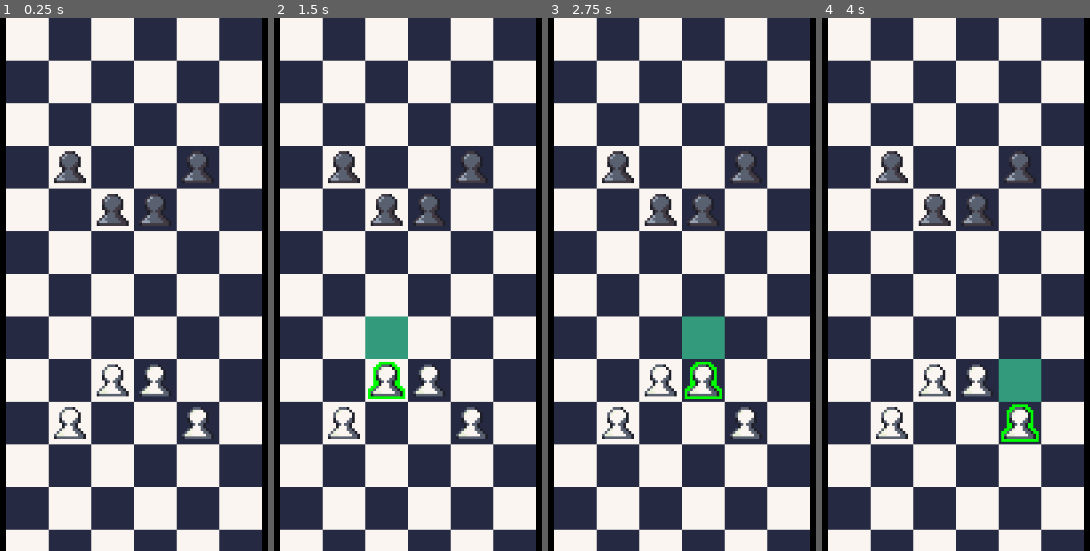
Above: before the commit, frames 1-4 (left to right).
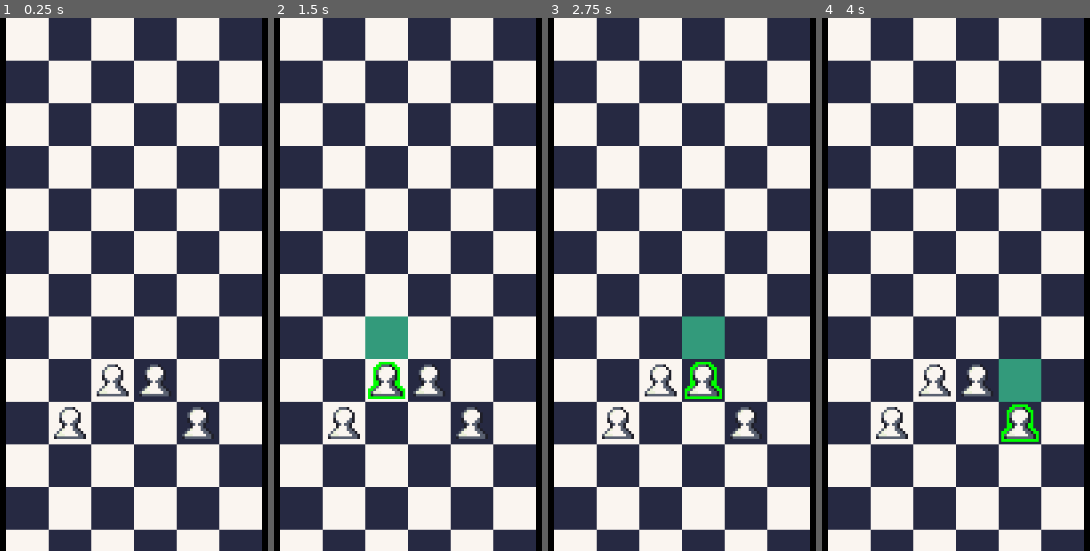
Above: after the commit, the same moments.

Repository: AlexJeffreyGreen/gmtk2025
Game: Godot game, scene res://scenes/board/board.tscn
The game is run twice, just before and just after one commit, with the same random seed, the same clock (stepped at 60 frames per second) and the same inputs. The project has no main scene, so this scene is started directly.
Inputs (mouse positions are in pixels of both pictures, inside the frame that each line leads up to):
- Up to frame 1 (0.25 s): no input
- Up to frame 2 (1.5 s): tap Enter at 0.5 s; move the mouse to (343, 423) at 0.52 s; click (343, 423) at 0.6 s; tap Space at 1.25 s; move the mouse to (386, 380) at 1.27 s; click (386, 380) at 1.35 s
- Up to frame 3 (2.75 s): tap Enter at 2 s; move the mouse to (703, 380) at 2.02 s; click (703, 380) at 2.1 s
- Up to frame 4 (4 s): tap Space at 2.75 s; move the mouse to (1020, 423) at 2.77 s; click (1020, 423) at 2.85 s; tap Enter at 3.5 s; move the mouse to (891, 167) at 3.52 s; click (891, 167) at 3.6 s

The runs differ from the first frame. In frame 1, 1.8% of the frame differs, in the area x 20-80%, y 24-40%; in frame 2, 1.8%; in frame 3, 1.8%; in frame 4, 1.8%.

Commit message:
Attempting to spawn in chess pieces
Attempting a spawner, tried manifest of preloaded spawns, but the editor was failing to write dictionaries in the inspector consistently.

Diff:
--- /dev/null
+++ b/resources/pieces/bishop_black.tres
@@ -0,0 +1,19 @@
+[gd_resource type="Resource" script_class="PieceData" load_steps=4 format=3 uid="uid://dm4v7xa37xr8r"]
+
+[ext_resource type="Script" uid="uid://c45dgnbtocngv" path="res://resources/pieces/piece_data.gd" id="1_fnqnc"]
+[ext_resource type="Texture2D" uid="uid://ddi5pc5bjlden" path="res://assets/sprites/BlackPieces.png" id="2_fnqnc"]
+
+[sub_resource type="AtlasTexture" id="AtlasTexture_4x7r0"]
+resource_local_to_scene = true
+atlas = ExtResource("2_fnqnc")
+region = Rect2(48, 0, 16, 16)
+
+[resource]
+script = ExtResource("1_fnqnc")
+texture = SubResource("AtlasTexture_4x7r0")
+demensions = Vector2i(0, 0)
+score_value = 3
+name = "bishop"
+is_sliding_piece = true
+piece_type = 3
+metadata/_custom_type_script = "uid://c45dgnbtocngv"
--- /dev/null
+++ b/resources/pieces/king_black.tres
@@ -0,0 +1,19 @@
+[gd_resource type="Resource" script_class="PieceData" load_steps=4 format=3 uid="uid://b2ocuot71cmwj"]
+
+[ext_resource type="Script" uid="uid://c45dgnbtocngv" path="res://resources/pieces/piece_data.gd" id="1_cd58o"]
+[ext_resource type="Texture2D" uid="uid://ddi5pc5bjlden" path="res://assets/sprites/BlackPieces.png" id="2_cd58o"]
+
+[sub_resource type="AtlasTexture" id="AtlasTexture_dwgle"]
+resource_local_to_scene = true
+atlas = ExtResource("2_cd58o")
+region = Rect2(80, 0, 16, 16)
+
+[resource]
+script = ExtResource("1_cd58o")
+texture = SubResource("AtlasTexture_dwgle")
+demensions = Vector2i(0, 0)
+score_value = 100
+name = "king"
+is_sliding_piece = false
+piece_type = 5
+metadata/_custom_type_script = "uid://c45dgnbtocngv"
--- a/resources/pieces/king_white.tres
+++ b/resources/pieces/king_white.tres
@@ -4,6 +4,7 @@
 [ext_resource type="Texture2D" uid="uid://c2ldxc3utpvmh" path="res://assets/sprites/WhitePieces.png" id="2_p8dy7"]
 
 [sub_resource type="AtlasTexture" id="AtlasTexture_u3cwh"]
+resource_local_to_scene = true
 atlas = ExtResource("2_p8dy7")
 region = Rect2(80, 0, 16, 16)
 
--- a/resources/pieces/pawn_black.tres
+++ b/resources/pieces/pawn_black.tres
@@ -15,4 +15,6 @@
 demensions = Vector2i(16, 16)
 score_value = 1
 name = "pawn_black"
+is_sliding_piece = false
+piece_type = 0
 metadata/_custom_type_script = "uid://c45dgnbtocngv"
--- /dev/null
+++ b/resources/pieces/queen_black.tres
@@ -0,0 +1,19 @@
+[gd_resource type="Resource" script_class="PieceData" load_steps=4 format=3 uid="uid://hu5m81d1vb6p"]
+
+[ext_resource type="Script" uid="uid://c45dgnbtocngv" path="res://resources/pieces/piece_data.gd" id="1_cs2ju"]
+[ext_resource type="Texture2D" uid="uid://ddi5pc5bjlden" path="res://assets/sprites/BlackPieces.png" id="2_cs2ju"]
+
+[sub_resource type="AtlasTexture" id="AtlasTexture_2klq0"]
+resource_local_to_scene = true
+atlas = ExtResource("2_cs2ju")
+region = Rect2(64, 0, 16, 16)
+
+[resource]
+script = ExtResource("1_cs2ju")
+texture = SubResource("AtlasTexture_2klq0")
+demensions = Vector2i(0, 0)
+score_value = 9
+name = "queen"
+is_sliding_piece = true
+piece_type = 4
+metadata/_custom_type_script = "uid://c45dgnbtocngv"
--- /dev/null
+++ b/resources/pieces/rook_black.tres
@@ -0,0 +1,19 @@
+[gd_resource type="Resource" script_class="PieceData" load_steps=4 format=3 uid="uid://duvk5e1lil3fu"]
+
+[ext_resource type="Script" uid="uid://c45dgnbtocngv" path="res://resources/pieces/piece_data.gd" id="1_g2wpw"]
+[ext_resource type="Texture2D" uid="uid://ddi5pc5bjlden" path="res://assets/sprites/BlackPieces.png" id="2_g2wpw"]
+
+[sub_resource type="AtlasTexture" id="AtlasTexture_2t0n6"]
+resource_local_to_scene = true
+atlas = ExtResource("2_g2wpw")
+region = Rect2(32, 0, 16, 16)
+
+[resource]
+script = ExtResource("1_g2wpw")
+texture = SubResource("AtlasTexture_2t0n6")
+demensions = Vector2i(0, 0)
+score_value = 5
+name = "rook"
+is_sliding_piece = true
+piece_type = 2
+metadata/_custom_type_script = "uid://c45dgnbtocngv"
--- /dev/null
+++ b/resources/waves/enemy_wave_manifest.gd
@@ -0,0 +1,3 @@
+class_name EnemyWaveManifest extends Resource
+
+@export var preset_wave_paths : Array[String]
--- /dev/null
+++ b/resources/waves/index.tres
@@ -0,0 +1,8 @@
+[gd_resource type="Resource" script_class="EnemyWaveManifest" load_steps=2 format=3 uid="uid://djsov6yd7cqt1"]
+
+[ext_resource type="Script" uid="uid://c65p0mil0qn5l" path="res://resources/waves/enemy_wave_manifest.gd" id="1_jx5q3"]
+
+[resource]
+script = ExtResource("1_jx5q3")
+preset_wave_paths = Array[String](["res://resources/waves/pawn_line.tres"])
+metadata/_custom_type_script = "uid://c65p0mil0qn5l"
--- /dev/null
+++ b/resources/waves/pawn_line.tres
@@ -0,0 +1,17 @@
+[gd_resource type="Resource" script_class="WavePreset" load_steps=4 format=3 uid="uid://bcfshd3b82wxc"]
+
+[ext_resource type="Script" uid="uid://c45dgnbtocngv" path="res://resources/pieces/piece_data.gd" id="1_in3px"]
+[ext_resource type="Script" uid="uid://c6tatadw08djg" path="res://resources/waves/wave_preset.gd" id="2_ch2c8"]
+[ext_resource type="Resource" uid="uid://dqbxqko5bf5hv" path="res://resources/pieces/pawn_black.tres" id="2_smdt8"]
+
+[resource]
+script = ExtResource("2_ch2c8")
+piece_layout = Dictionary[Vector2i, ExtResource("1_in3px")]({
+Vector2i(0, 0): ExtResource("2_smdt8"),
+Vector2i(2, 2): ExtResource("2_smdt8"),
+Vector2i(3, 2): ExtResource("2_smdt8"),
+Vector2i(4, 2): ExtResource("2_smdt8")
+})
+difficulty_score = 1
+description = "The Pawn Line"
+metadata/_custom_type_script = "uid://c6tatadw08djg"
--- /dev/null
+++ b/resources/waves/wave_preset.gd
@@ -0,0 +1,5 @@
+class_name WavePreset extends Resource
+
+@export var piece_layout : Dictionary[Vector2i, PieceData]
+@export var difficulty_score : int = 0
+@export var description : String = ""
--- a/scripts/board/piece_spawner.gd
+++ b/scripts/board/piece_spawner.gd
@@ -1 +1,68 @@
 class_name PieceSpawner extends Node
+
+var enemy_pieces : Array[PieceData] = [
+		preload("res://resources/pieces/pawn_black.tres"),
+		preload("res://resources/pieces/knight_black.tres"),
+		preload("res://resources/pieces/rook_black.tres"),
+		preload("res://resources/pieces/bishop_black.tres"),
+		preload("res://resources/pieces/queen_black.tres"),
+	]
+
+var player_pieces : Array[PieceData] = [
+		preload("res://resources/pieces/pawn_white.tres"),
+		preload("res://resources/pieces/knight_white.tres"),
+		preload("res://resources/pieces/rook_white.tres"),
+		preload("res://resources/pieces/bishop_white.tres"),
+		preload("res://resources/pieces/queen_white.tres"),
+	]
+
+
+var enemy_wave_manifest : EnemyWaveManifest
+var enemy_waves : Array[WavePreset]
+var enemy_king_piece : PieceData = preload("res://resources/pieces/king_black.tres")
+var enemy_king_spawn_points : Array[Vector2i] = [Vector2i(1,1), Vector2i(2, 1), Vector2i(3,1), Vector2i(4,1)]
+var enemy_spawn_points : Array[Vector2i] = [Vector2i(1,2), Vector2i(2, 3), Vector2i(3,3), Vector2i(4,2)]
+
+
+var player_king_piece : PieceData = preload("res://resources/pieces/king_white.tres")
+var player_king_spawn_points : Array[Vector2i] = [Vector2i(1,7), Vector2i(2, 8), Vector2i(3, 8), Vector2i(4,7)]
+var player_spawn_points : Array[Vector2i] = [Vector2i(1,9), Vector2i(2, 8), Vector2i(3, 8), Vector2i(4,9)]
+
+var current_wave : int = 0
+var current_wave_score_target : int
+var current_wave_score : int = 0
+var enemy_pieces_current_spawned : Array = []
+
+func _ready() -> void:
+	#enemy_wave_manifest = load("res://resources/waves/index.tres")
+	#build_all_available_waves()
+	spawn_initial_player_wave()
+	#spawn_enemy_wave()
+
+func build_all_available_waves() -> void:
+	for path in enemy_wave_manifest.preset_wave_paths:
+		var preset = load(path)
+		if preset is WavePreset:
+			enemy_waves.append(preset)
+	enemy_waves.sort_custom(func(a, b): return int(a.difficulty_score) < int(b.difficulty_score) )
+
+func spawn_initial_player_wave() -> void:
+	if current_wave == 0:
+		for x in range(4):
+			var piece_data = player_pieces[0]#.filter(func(pd : PieceData): pd.piece_type == PieceData.PIECE_TYPE.PAWN)
+			var coords = player_spawn_points[x]
+			BoardManager.spawn_piece(piece_data, coords)
+
+func spawn_enemy_wave() -> void:
+	pass
+
+
+
+func spawn_enemy_piece(piece_data : PieceData, coords : Vector2i) -> void:
+	BoardManager.spawn_piece(piece_data, coords, true)
+
+func get_king_spawn_position(is_player : bool) -> Vector2i:
+	if is_player:
+		return player_king_spawn_points.pick_random()
+	else:
+		return enemy_king_spawn_points.pick_random()
--- a/scripts/globals/board_manager.gd
+++ b/scripts/globals/board_manager.gd
@@ -1,20 +1,14 @@
 extends Node
 
 var chess_piece : PackedScene = preload("res://scenes/pieces/chess_piece.tscn")
-var chess_piece_knight_data : PieceData = preload("res://resources/pieces/knight_white.tres")
-var chess_piece_bishop_data : PieceData = preload("res://resources/pieces/bishop_white.tres")
-var chess_piece_rook_data : PieceData = preload("res://resources/pieces/rook_white.tres")
-var chess_piece_queen_data : PieceData = preload("res://resources/pieces/queen_white.tres")
-var chess_piece_king_data : PieceData = preload("res://resources/pieces/king_white.tres")
-var chess_piece_data : PieceData = preload("res://resources/pieces/pawn_white.tres")
-var chess_enemy_piece_data : PieceData = preload("res://resources/pieces/pawn_black.tres")
-var chess_enemy_knight_data : PieceData = preload("res://resources/pieces/knight_black.tres")
+
 
 var pieces = {}
 var all_available_board_positions : Array[Vector2i]
 var current_selected_piece : ChessPiece
 var main_board_tile_map : MainBoard
 var cpu : CpuPlayer
+var piece_spawner : PieceSpawner
 var board_width : int = 6
 var board_height : int = 20
 var player_initial_spawn_points : Array[Vector2i] = [Vector2i(1,9), Vector2i(2, 8), Vector2i(3, 8), Vector2i(4,9)]
@@ -45,11 +39,14 @@
 func _ready() -> void:
 #	board_data = BoardData.new()
 	build_board()
-	build_player_pieces()
-	build_enemy_pieces()
 	cpu = preload("res://scripts/board/cpu_player.gd").new()
 	add_child(cpu)
 	cpu.cpu_turn_ended.connect(GameManager.evaluate_game_state.bind())
+
+	piece_spawner = preload("res://scripts/board/piece_spawner.gd").new()
+	add_child(piece_spawner)
+
+
 	piece_removed.connect(GameManager.evaluate_game_state.bind())
 
 	advance_row_timer = Timer.new()
@@ -65,25 +62,34 @@
 	add_child(piece_deletion_timer)
 
 
-func build_player_pieces() -> void:
-	for spawn_position in player_initial_spawn_points as Array[Vector2i]:
-		var new_chess_piece = chess_piece.instantiate() as ChessPiece
-		new_chess_piece.current_position = spawn_position
-		new_chess_piece.piece_data = chess_piece_data
-		new_chess_piece.chess_piece_fell_offscreen.connect(remove_piece_at.bind())
-		new_chess_piece.chess_piece_advances_offscreen.connect(piece_advances_at.bind())
-		pieces.set(spawn_position, new_chess_piece)
-		add_child(new_chess_piece)
-
-func build_enemy_pieces() -> void:
-	for spawn_position in enemy_initial_spawn_points as Array[Vector2i]:
-		var new_chess_piece = chess_piece.instantiate() as ChessPiece
-		new_chess_piece.current_position = spawn_position
-		new_chess_piece.piece_data = chess_enemy_piece_data
-		new_chess_piece.is_enemy = true
-		new_chess_piece.chess_piece_fell_offscreen.connect(remove_piece_at.bind())
-		pieces.set(spawn_position, new_chess_piece)
-		add_child(new_chess_piece)
+#func build_player_pieces() -> void:
+	#for spawn_position in player_initial_spawn_points as Array[Vector2i]:
+		#var new_chess_piece = chess_piece.instantiate() as ChessPiece
+		#new_chess_piece.current_position = spawn_position
+		#new_chess_piece.piece_data = chess_piece_data
+		#new_chess_piece.chess_piece_fell_offscreen.connect(remove_piece_at.bind())
+		#new_chess_piece.chess_piece_advances_offscreen.connect(piece_advances_at.bind())
+		#pieces.set(spawn_position, new_chess_piece)
+		#add_child(new_chess_piece)
+
+#func build_enemy_pieces() -> void:
+	#for spawn_position in enemy_initial_spawn_points as Array[Vector2i]:
+		#var new_chess_piece = chess_piece.instantiate() as ChessPiece
+		#new_chess_piece.current_position = spawn_position
+		#new_chess_piece.piece_data = chess_enemy_piece_data
+		#new_chess_piece.is_enemy = true
+		#new_chess_piece.chess_piece_fell_offscreen.connect(remove_piece_at.bind())
+		#pieces.set(spawn_position, new_chess_piece)
+		#add_child(new_chess_piece)
+
+func spawn_piece(selected_piece_data : PieceData, coords : Vector2i, is_enemy : bool = false) -> void:
+	var new_chess_piece = chess_piece.instantiate() as ChessPiece
+	new_chess_piece.current_position = coords
+	new_chess_piece.piece_data = selected_piece_data
+	new_chess_piece.is_enemy = is_enemy
+	new_chess_piece.chess_piece_advances_offscreen.connect(remove_piece_at.bind())
+	pieces.set(coords, new_chess_piece)
+	add_child(new_chess_piece)
 
 
 func build_board() -> void:
@@ -93,39 +99,39 @@
 			pass
 	#main_board_tile_map.redraw_board()
 
-func is_within_board(current_pos : Vector2i) -> bool:
+func is_within_board(current_pos : Vector2i, board : Dictionary = pieces) -> bool:
 	return main_board_tile_map.board.get_cell_tile_data(current_pos) != null
 
-func is_empty_or_enemy(current_pos: Vector2i) -> bool:
-	return is_within_board(current_pos) or is_enemy(current_pos)
-
-func is_empty(current_pos: Vector2i) -> bool:
-	return is_within_board(current_pos) and !is_enemy(current_pos) and !is_player_piece(current_pos)
-
-func is_enemy(current_pos: Vector2i) -> bool:
-	if !pieces.has(current_pos):
-		return false
-	var piece = pieces[current_pos]
+func is_empty_or_enemy(current_pos: Vector2i, board : Dictionary = pieces) -> bool:
+	return is_within_board(current_pos, board) or is_enemy(current_pos, board)
+
+func is_empty(current_pos: Vector2i, board : Dictionary = pieces) -> bool:
+	return is_within_board(current_pos, board) and !is_enemy(current_pos, board) and !is_player_piece(current_pos, board)
+
+func is_enemy(current_pos: Vector2i, board : Dictionary = pieces) -> bool:
+	if !board.has(current_pos):
+		return false
+	var piece = board[current_pos]
 	if piece == null:
-		pieces.erase(current_pos)  # Clean up the bad key
+		board.erase(current_pos)  # Clean up the bad key
 		return false
 	return piece.is_enemy
 
-func is_enemy_or_player_piece(current_pos : Vector2i) -> bool:
-	if !pieces.has(current_pos):
-		return false
-	var piece = pieces[current_pos]
+func is_enemy_or_player_piece(current_pos : Vector2i, board : Dictionary = pieces) -> bool:
+	if !board.has(current_pos):
+		return false
+	var piece = board[current_pos]
 	if piece == null:
-		pieces.erase(current_pos)  # Clean up the bad key
+		board.erase(current_pos)  # Clean up the bad key
 		return false
 	return piece != null
 
-func is_player_piece(current_pos : Vector2i) -> bool:
-	if !pieces.has(current_pos):
-		return false
-	var piece = pieces[current_pos]
+func is_player_piece(current_pos : Vector2i, board : Dictionary = pieces) -> bool:
+	if !board.has(current_pos):
+		return false
+	var piece = board[current_pos]
 	if piece == null:
-		pieces.erase(current_pos)  # Clean up the bad key
+		board.erase(current_pos)  # Clean up the bad key
 		return false
 	return !piece.is_enemy
 
@@ -147,17 +153,17 @@
 
 #func get_valid_moves_for_cpu_piece(chess_piece : ChessPiece) -> Array[Vector2i]:
 
-func get_valid_attacking_moves_for_selected_piece(chess_piece : ChessPiece) -> Array[Vector2i]:
+func get_valid_attacking_moves_for_selected_piece(chess_piece : ChessPiece, board : Dictionary = pieces) -> Array[Vector2i]:
 	var attacking_moves : Array[Vector2i]
 	for dir in chess_piece.piece_data.moves["attack"]:
 		var current = chess_piece.current_position + dir
-		while is_within_board(current):
+		while is_within_board(current, board):
 			if !chess_piece.is_enemy:
-				if is_enemy(current):
+				if is_enemy(current, board):
 					attacking_moves.append(current)
 					break
 			else:
-				if is_player_piece(current):
+				if is_player_piece(current, board):
 					attacking_moves.append(current)
 					break
 			if not chess_piece.piece_data.is_sliding_piece:
@@ -372,17 +378,42 @@
 			new_possible_move.coordinates_of_move = target_position
 			new_possible_move.move_type = PossibleMove.MOVE_TYPE.MOVE
 			new_possible_move.piece = pieces[piece]
+			var center_bonus : int = 0
+			if target_position.x in [2,3,4,5] and target_position.y in [2,3,4,5]:
+				center_bonus += 1
+
+			var future_threat_bonus : int = 0
+			if would_have_los_to_piece(current_piece, target_position):
+				future_threat_bonus += 4
 
 			if is_under_threat(target_position, pieces):
 				move_score -= 1
 				new_possible_move.move_type = PossibleMove.MOVE_TYPE.MOVE_UNDER_THREAT
 
+			move_score += center_bonus + future_threat_bonus
 			new_possible_move.ranking = move_score
 			all_possible_moves.append(new_possible_move)
 
 			#possibly do multiple potential checks?
 
 	return all_possible_moves
+
+func would_have_los_to_piece(piece : ChessPiece, target_position: Vector2i) -> bool:
+	var return_value : bool = false
+	var simulated_board = pieces.duplicate(true)
+	simulated_board.erase(piece.current_position)
+	simulated_board[target_position] = piece
+
+	#check if new board allows for LOS
+	var attack_positions = get_valid_attacking_moves_for_selected_piece(piece, simulated_board)
+	for pos in attack_positions:
+		if simulated_board.has(pos):
+			var other = simulated_board[pos]
+			if other and !other.is_enemy:
+				return_value = true
+	simulated_board.clear()
+	simulated_board = null
+	return return_value
 
 func is_under_threat(possible_position : Vector2i, all_pieces: Dictionary) -> bool:
 	for other_pieces in all_pieces:
Not shown: 1 places in resources/pieces/knight_white.tres that only renumber resources
Not shown, added: resources/waves/enemy_wave_manifest.gd.uid
Not shown, added: resources/waves/wave_preset.gd.uid
